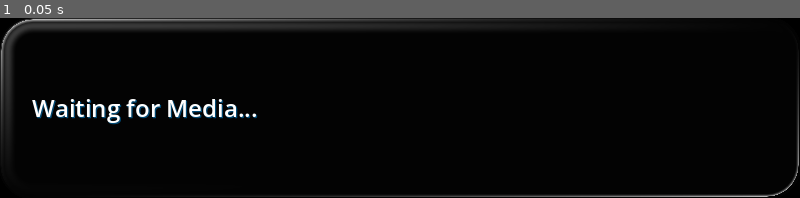
Above: before the commit, frame 1.
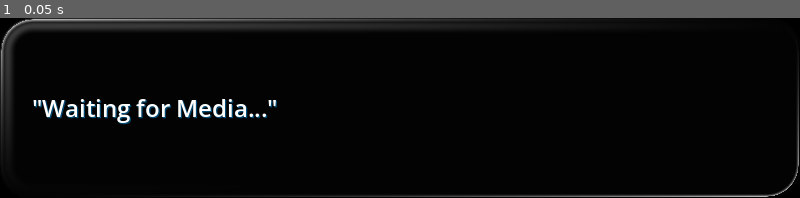
Above: after the commit, the same moment.

Repository: Ghigog/live-lyrics
Game: Godot game, scene res://ui/main_overlay.tscn
Same seed, same stepped clock (60 frames per second), same inputs: the game is played once before the commit and once after it.
Inputs:
- Up to frame 1 (0.05 s): no input

The runs differ from the first frame. In frame 1, 2.1% of the frame differs, in the area x 4-35%, y 45-60%.

Commit message:
cant do click through

Diff:
--- /dev/null
+++ b/assets/fonts/system_fonts.tres
@@ -0,0 +1,4 @@
+[gd_resource type="SystemFont" format=3 uid="uid://clev03r6ldut1"]
+
+[resource]
+font_names = PackedStringArray("Segoe UI", "Trebuchet MS", "Arial")
--- /dev/null
+++ b/assets/shaders/base_stylebox_button.tres
@@ -0,0 +1,15 @@
+[gd_resource type="StyleBoxFlat" format=3 uid="uid://urapy2tpr2nn"]
+
+[resource]
+bg_color = Color(1, 1, 1, 0.02)
+border_width_left = 20
+border_width_top = 20
+border_width_right = 20
+border_width_bottom = 20
+border_color = Color(1, 1, 1, 1)
+border_blend = true
+corner_radius_top_left = 8
+corner_radius_top_right = 8
+corner_radius_bottom_right = 8
+corner_radius_bottom_left = 8
+anti_aliasing_size = 3.0
--- /dev/null
+++ b/assets/shaders/base_stylebox_press.tres
@@ -0,0 +1,16 @@
+[gd_resource type="StyleBoxFlat" format=3 uid="uid://bdt8lgvcp785d"]
+
+[resource]
+bg_color = Color(4.2165008, 4.2165008, 4.2165008, 0.019607844)
+border_width_left = 8
+border_width_top = 8
+border_width_right = 8
+border_width_bottom = 8
+border_color = Color(1, 1, 1, 1)
+border_blend = true
+corner_radius_top_left = 8
+corner_radius_top_right = 8
+corner_radius_bottom_right = 8
+corner_radius_bottom_left = 8
+shadow_color = Color(0, 0, 0, 0)
+anti_aliasing_size = 3.0
--- a/assets/shaders/default_theme.tres
+++ b/assets/shaders/default_theme.tres
@@ -1,6 +1,11 @@
 [gd_resource type="Theme" format=3 uid="uid://dhdmmuwicstn7"]
 
 [ext_resource type="StyleBox" uid="uid://db8ltl18fdi1n" path="res://assets/shaders/base_stylebox.tres" id="1_ghw6j"]
+[ext_resource type="StyleBox" uid="uid://bdt8lgvcp785d" path="res://assets/shaders/base_stylebox_press.tres" id="1_llnon"]
+[ext_resource type="StyleBox" uid="uid://urapy2tpr2nn" path="res://assets/shaders/base_stylebox_button.tres" id="2_jcot4"]
 
 [resource]
+Button/styles/hover_pressed = ExtResource("1_llnon")
+Button/styles/normal = ExtResource("2_jcot4")
+Button/styles/pressed = ExtResource("1_llnon")
 Panel/styles/panel = ExtResource("1_ghw6j")
--- a/ui/main_overlay.gd
+++ b/ui/main_overlay.gd
@@ -4,11 +4,16 @@
 ## window, handles drag-to-move window interaction, and handles scroll-sync of lyrics.
 
 # UI Elements created dynamically
-var panel: Panel
-var title_label: Label
-var subtitle_label: Label
-var lyrics_container: VBoxContainer
-var scroll_container: ScrollContainer
+#var panel: Panel
+@onready var panel: Panel = $Panel
+#var title_label: Label
+@onready var title_label: Label = $margin/h_box/track_vbox/title_hbox/title_label
+#var subtitle_label: Label
+@onready var subtitle_label: Label = $margin/h_box/track_vbox/title_hbox/sub_margin/subtitle_label
+#var lyrics_container: VBoxContainer
+@onready var lyrics_container: VBoxContainer = $margin/h_box/scroll_container/lyrics_container
+#var scroll_container: ScrollContainer
+@onready var scroll_container: ScrollContainer = $margin/h_box/scroll_container
 
 # Lyric display tracking
 var lyrics_list: Array[Dictionary] = []
@@ -26,13 +31,13 @@
 
 func _ready() -> void:
 	# Ensure window background is transparent (GL Compatibility renderer supports this)
-	get_window().transparent_bg = true
+	#get_window().transparent_bg = true
 
 	# Force the rendering clear color to fully transparent so no dark backdrop leaks through
-	RenderingServer.set_default_clear_color(Color(0, 0, 0, 0))
+	#RenderingServer.set_default_clear_color(Color(0, 0, 0, 0))
 
 	# Programmatic UI setup
-	_build_ui_layout()
+	#_build_ui_layout()
 
 	# Connect to core signal bus
 	GlobalSignals.track_changed.connect(_on_track_changed)
@@ -51,107 +56,107 @@
 		song_time = min(song_time + delta, song_duration)
 		_update_lyrics_scroller()
 
-func _build_ui_layout() -> void:
-	# 1. Glass Background Panel
-	# Prefer the scene-defined child Panel so the user can edit it directly in the editor.
-	# If no Panel child exists (e.g. first run without the tscn), create one as a fallback.
-	if has_node("Panel"):
-		panel = get_node("Panel") as Panel
-		# Ensure it covers the full window (already set in tscn, belt-and-suspenders here)
-		panel.set_anchors_and_offsets_preset(Control.PRESET_FULL_RECT)
-		# NOTE: Shader params are intentionally NOT overridden here — respect whatever
-		# the user has set on the ShaderMaterial in the Godot editor.
-	else:
-		# Fallback: programmatically create the glass panel if scene child is missing
-		panel = Panel.new()
-		panel.set_anchors_and_offsets_preset(Control.PRESET_FULL_RECT)
-
-		var glass_style = load("res://assets/shaders/base_stylebox.tres") as StyleBox
-		panel.add_theme_stylebox_override("panel", glass_style)
-
-		var shader_material = ShaderMaterial.new()
-		shader_material.shader = load("res://assets/shaders/glass_panel.gdshader")
-		shader_material.set_shader_parameter("brightness", 0.1)
-		shader_material.set_shader_parameter("chromatic_shift_amount", 0.2)
-		shader_material.set_shader_parameter("bend_amount", 0.4)
-		shader_material.set_shader_parameter("blur_amount", 2.5)
-		shader_material.set_shader_parameter("grain_amount", 0.05)
-		shader_material.set_shader_parameter("curve_light_blend", 0.5)
-		shader_material.set_shader_parameter("rim_light_blend", 0.8)
-		shader_material.set_shader_parameter("shadow_color", Color(0, 0, 0, 1))
-		panel.material = shader_material
-
-		add_child(panel)
-
-	# 2. Main Content Margin layout (Sibling to glass panel, free from border constraints)
-	var margin = MarginContainer.new()
-	margin.set_anchors_and_offsets_preset(Control.PRESET_FULL_RECT)
-	margin.add_theme_constant_override("margin_left", 32)
-	margin.add_theme_constant_override("margin_top", 8)
-	margin.add_theme_constant_override("margin_right", 32)
-	margin.add_theme_constant_override("margin_bottom", 8)
-	add_child(margin)
-
-	# 3. Horizontal Splitter (Left: Track Info, Right: Lyrics Scroller)
-	var h_box = HBoxContainer.new()
-	h_box.add_theme_constant_override("separation", 20)
-	margin.add_child(h_box)
-
-	# Left Side: Track metadata
-	var track_vbox = VBoxContainer.new()
-	track_vbox.custom_minimum_size = Vector2(200, 0)
-	track_vbox.alignment = BoxContainer.ALIGNMENT_CENTER
-	track_vbox.size_flags_vertical = Control.SIZE_SHRINK_CENTER
-	h_box.add_child(track_vbox)
-
-	# Create a crisp Segoe UI SystemFont stack (Phase 4 requirement)
-	var sys_font = SystemFont.new()
-	sys_font.font_names = PackedStringArray(["Segoe UI", "Trebuchet MS", "Arial"])
-
-	var title_hbox = HBoxContainer.new()
-	title_hbox.alignment = BoxContainer.ALIGNMENT_BEGIN
-	title_hbox.add_theme_constant_override("separation", 12)
-	track_vbox.add_child(title_hbox)
-
-	# Title Label
-	title_label = Label.new()
-	title_label.text = "Waiting for Media..."
-	title_label.horizontal_alignment = HORIZONTAL_ALIGNMENT_LEFT
-	title_label.add_theme_font_override("font", sys_font)
-	title_label.add_theme_font_size_override("font_size", 24)
-	title_label.add_theme_color_override("font_shadow_color", Color(0, 0.5, 0.8, 0.5))
-	title_label.add_theme_constant_override("shadow_offset_x", 1)
-	title_label.add_theme_constant_override("shadow_offset_y", 1)
-	title_hbox.add_child(title_label)
-
-	# Subtitle Label
-	subtitle_label = Label.new()
-	subtitle_label.text = ""
-	subtitle_label.horizontal_alignment = HORIZONTAL_ALIGNMENT_LEFT
-	subtitle_label.size_flags_vertical = Control.SIZE_SHRINK_END # Align with bottom of title
-	subtitle_label.add_theme_font_override("font", sys_font)
-	subtitle_label.add_theme_font_size_override("font_size", 12)
-	subtitle_label.add_theme_color_override("font_color", Color(0.8, 0.9, 1.0, 0.8))
-
-	# Subtitle Margin trick for better baseline alignment with the 24px title font
-	var sub_margin = MarginContainer.new()
-	sub_margin.add_theme_constant_override("margin_bottom", 6)
-	sub_margin.add_child(subtitle_label)
-	title_hbox.add_child(sub_margin)
-
-	# Right Side: Lyrics Scroller
-	scroll_container = ScrollContainer.new()
-	scroll_container.size_flags_horizontal = Control.SIZE_EXPAND_FILL
-	scroll_container.size_flags_vertical = Control.SIZE_EXPAND_FILL
-	scroll_container.custom_minimum_size = Vector2(250, 0)
-	scroll_container.horizontal_scroll_mode = ScrollContainer.SCROLL_MODE_DISABLED
-	scroll_container.vertical_scroll_mode = ScrollContainer.SCROLL_MODE_SHOW_NEVER
-	h_box.add_child(scroll_container)
-
-	lyrics_container = VBoxContainer.new()
-	lyrics_container.size_flags_horizontal = Control.SIZE_EXPAND_FILL
-	lyrics_container.add_theme_constant_override("separation", 8)
-	scroll_container.add_child(lyrics_container)
+#func _build_ui_layout() -> void:
+	## 1. Glass Background Panel
+	## Prefer the scene-defined child Panel so the user can edit it directly in the editor.
+	## If no Panel child exists (e.g. first run without the tscn), create one as a fallback.
+	#if has_node("Panel"):
+		#panel = get_node("Panel") as Panel
+		## Ensure it covers the full window (already set in tscn, belt-and-suspenders here)
+		#panel.set_anchors_and_offsets_preset(Control.PRESET_FULL_RECT)
+		## NOTE: Shader params are intentionally NOT overridden here — respect whatever
+		## the user has set on the ShaderMaterial in the Godot editor.
+	#else:
+		## Fallback: programmatically create the glass panel if scene child is missing
+		#panel = Panel.new()
+		#panel.set_anchors_and_offsets_preset(Control.PRESET_FULL_RECT)
+		#
+		#var glass_style = load("res://assets/shaders/base_stylebox.tres") as StyleBox
+		#panel.add_theme_stylebox_override("panel", glass_style)
+		#
+		#var shader_material = ShaderMaterial.new()
+		#shader_material.shader = load("res://assets/shaders/glass_panel.gdshader")
+		#shader_material.set_shader_parameter("brightness", 0.1)
+		#shader_material.set_shader_parameter("chromatic_shift_amount", 0.2)
+		#shader_material.set_shader_parameter("bend_amount", 0.4)
+		#shader_material.set_shader_parameter("blur_amount", 2.5)
+		#shader_material.set_shader_parameter("grain_amount", 0.05)
+		#shader_material.set_shader_parameter("curve_light_blend", 0.5)
+		#shader_material.set_shader_parameter("rim_light_blend", 0.8)
+		#shader_material.set_shader_parameter("shadow_color", Color(0, 0, 0, 1))
+		#panel.material = shader_material
+		#
+		#add_child(panel)
+	#
+	## 2. Main Content Margin layout (Sibling to glass panel, free from border constraints)
+	#var margin = MarginContainer.new()
+	#margin.set_anchors_and_offsets_preset(Control.PRESET_FULL_RECT)
+	#margin.add_theme_constant_override("margin_left", 32)
+	#margin.add_theme_constant_override("margin_top", 8)
+	#margin.add_theme_constant_override("margin_right", 32)
+	#margin.add_theme_constant_override("margin_bottom", 8)
+	#add_child(margin)
+	#
+	## 3. Horizontal Splitter (Left: Track Info, Right: Lyrics Scroller)
+	#var h_box = HBoxContainer.new()
+	#h_box.add_theme_constant_override("separation", 20)
+	#margin.add_child(h_box)
+	#
+	## Left Side: Track metadata
+	#var track_vbox = VBoxContainer.new()
+	#track_vbox.custom_minimum_size = Vector2(200, 0)
+	#track_vbox.alignment = BoxContainer.ALIGNMENT_CENTER
+	#track_vbox.size_flags_vertical = Control.SIZE_SHRINK_CENTER
+	#h_box.add_child(track_vbox)
+	#
+	## Create a crisp Segoe UI SystemFont stack (Phase 4 requirement)
+	#var sys_font = SystemFont.new()
+	#sys_font.font_names = PackedStringArray(["Segoe UI", "Trebuchet MS", "Arial"])
+	#
+	#var title_hbox = HBoxContainer.new()
+	#title_hbox.alignment = BoxContainer.ALIGNMENT_BEGIN
+	#title_hbox.add_theme_constant_override("separation", 12)
+	#track_vbox.add_child(title_hbox)
+	#
+	## Title Label
+	#title_label = Label.new()
+	#title_label.text = "Waiting for Media..."
+	#title_label.horizontal_alignment = HORIZONTAL_ALIGNMENT_LEFT
+	#title_label.add_theme_font_override("font", sys_font)
+	#title_label.add_theme_font_size_override("font_size", 24)
+	#title_label.add_theme_color_override("font_shadow_color", Color(0, 0.5, 0.8, 0.5))
+	#title_label.add_theme_constant_override("shadow_offset_x", 1)
+	#title_label.add_theme_constant_override("shadow_offset_y", 1)
+	#title_hbox.add_child(title_label)
+	#
+	## Subtitle Label
+	#subtitle_label = Label.new()
+	#subtitle_label.text = ""
+	#subtitle_label.horizontal_alignment = HORIZONTAL_ALIGNMENT_LEFT
+	#subtitle_label.size_flags_vertical = Control.SIZE_SHRINK_END # Align with bottom of title
+	#subtitle_label.add_theme_font_override("font", sys_font)
+	#subtitle_label.add_theme_font_size_override("font_size", 12)
+	#subtitle_label.add_theme_color_override("font_color", Color(0.8, 0.9, 1.0, 0.8))
+	#
+	## Subtitle Margin trick for better baseline alignment with the 24px title font
+	#var sub_margin = MarginContainer.new()
+	#sub_margin.add_theme_constant_override("margin_bottom", 6)
+	#sub_margin.add_child(subtitle_label)
+	#title_hbox.add_child(sub_margin)
+	#
+	## Right Side: Lyrics Scroller
+	#scroll_container = ScrollContainer.new()
+	#scroll_container.size_flags_horizontal = Control.SIZE_EXPAND_FILL
+	#scroll_container.size_flags_vertical = Control.SIZE_EXPAND_FILL
+	#scroll_container.custom_minimum_size = Vector2(250, 0)
+	#scroll_container.horizontal_scroll_mode = ScrollContainer.SCROLL_MODE_DISABLED
+	#scroll_container.vertical_scroll_mode = ScrollContainer.SCROLL_MODE_SHOW_NEVER
+	#h_box.add_child(scroll_container)
+	#
+	#lyrics_container = VBoxContainer.new()
+	#lyrics_container.size_flags_horizontal = Control.SIZE_EXPAND_FILL
+	#lyrics_container.add_theme_constant_override("separation", 8)
+	#scroll_container.add_child(lyrics_container)
 
 ## Handles window movement dragging and OS-native borderless resizing.
 ## Resize is delegated to the OS via start_resize_move_mode() for smooth, hardware-accelerated
@@ -183,9 +188,6 @@
 			else:
 				dragging = false
 
-		elif event.button_index == MOUSE_BUTTON_RIGHT and event.pressed:
-			# Exit overlay on Right Click
-			get_tree().quit()
 
 	elif event is InputEventMouseMotion:
 		if dragging:
--- a/ui/main_overlay.tscn
+++ b/ui/main_overlay.tscn
@@ -2,6 +2,7 @@
 
 [ext_resource type="Script" uid="uid://crlxc8u2imgrh" path="res://ui/main_overlay.gd" id="1_1"]
 [ext_resource type="Shader" uid="uid://8k0g0de34xv1" path="res://assets/shaders/glass_panel.gdshader" id="1_hc7p6"]
+[ext_resource type="SystemFont" uid="uid://clev03r6ldut1" path="res://assets/fonts/system_fonts.tres" id="2_hc7p6"]
 [ext_resource type="Theme" uid="uid://dhdmmuwicstn7" path="res://assets/shaders/default_theme.tres" id="3_8tisn"]
 
 [sub_resource type="ShaderMaterial" id="ShaderMaterial_q121i"]
@@ -33,4 +34,70 @@
 anchor_bottom = 1.0
 grow_horizontal = 2
 grow_vertical = 2
+mouse_filter = 2
 theme = ExtResource("3_8tisn")
+
+[node name="margin" type="MarginContainer" parent="." unique_id=987762575]
+layout_mode = 1
+anchors_preset = 15
+anchor_right = 1.0
+anchor_bottom = 1.0
+grow_horizontal = 2
+grow_vertical = 2
+mouse_filter = 2
+theme_override_constants/margin_left = 32
+theme_override_constants/margin_top = 8
+theme_override_constants/margin_right = 32
+theme_override_constants/margin_bottom = 8
+
+[node name="h_box" type="HBoxContainer" parent="margin" unique_id=1237950793]
+layout_mode = 2
+mouse_filter = 2
+theme_override_constants/separation = 20
+
+[node name="track_vbox" type="VBoxContainer" parent="margin/h_box" unique_id=165886769]
+custom_minimum_size = Vector2(200, 0)
+layout_mode = 2
+size_flags_horizontal = 4
+mouse_filter = 2
+alignment = 1
+
+[node name="title_hbox" type="HBoxContainer" parent="margin/h_box/track_vbox" unique_id=576534898]
+layout_mode = 2
+mouse_filter = 2
+theme_override_constants/separation = 12
+
+[node name="title_label" type="Label" parent="margin/h_box/track_vbox/title_hbox" unique_id=1593951376]
+layout_mode = 2
+theme_override_colors/font_shadow_color = Color(0, 0.5, 0.8, 0.5)
+theme_override_constants/shadow_offset_x = 1
+theme_override_constants/shadow_offset_y = 1
+theme_override_fonts/font = ExtResource("2_hc7p6")
+theme_override_font_sizes/font_size = 24
+text = "\"Waiting for Media...\""
+
+[node name="sub_margin" type="MarginContainer" parent="margin/h_box/track_vbox/title_hbox" unique_id=1281247575]
+layout_mode = 2
+mouse_filter = 2
+theme_override_constants/margin_bottom = 6
+
+[node name="subtitle_label" type="Label" parent="margin/h_box/track_vbox/title_hbox/sub_margin" unique_id=1221766583]
+layout_mode = 2
+size_flags_vertical = 8
+theme_override_colors/font_color = Color(0.8, 0.9, 1, 0.8)
+theme_override_fonts/font = ExtResource("2_hc7p6")
+theme_override_font_sizes/font_size = 12
+
+[node name="scroll_container" type="ScrollContainer" parent="margin/h_box" unique_id=255190566]
+custom_minimum_size = Vector2(250, 0)
+layout_mode = 2
+size_flags_horizontal = 3
+mouse_filter = 2
+horizontal_scroll_mode = 0
+vertical_scroll_mode = 3
+
+[node name="lyrics_container" type="VBoxContainer" parent="margin/h_box/scroll_container" unique_id=24202502]
+layout_mode = 2
+size_flags_horizontal = 3
+mouse_filter = 2
+theme_override_constants/separation = 8
Not shown, removed: scratch/get_media.ps1
